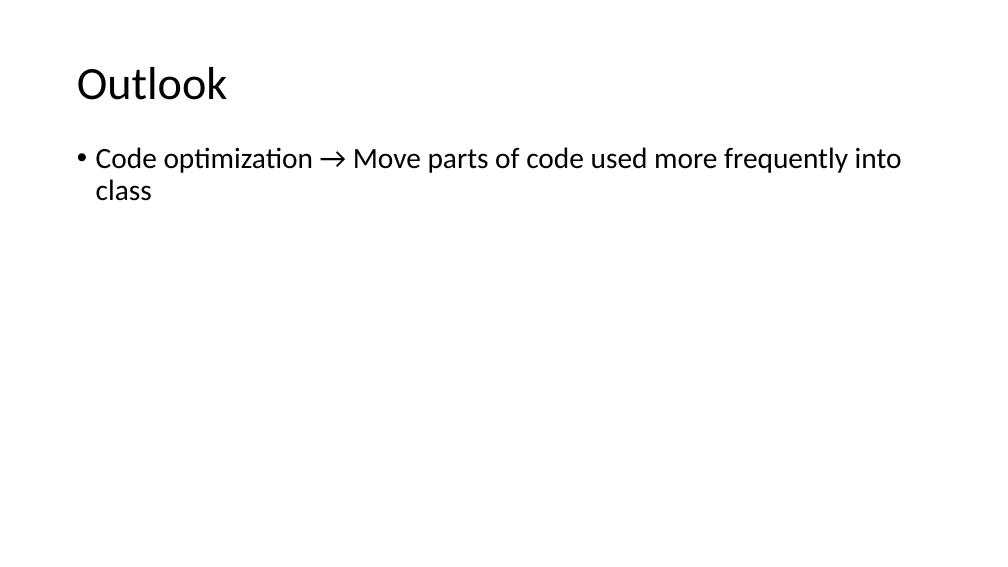
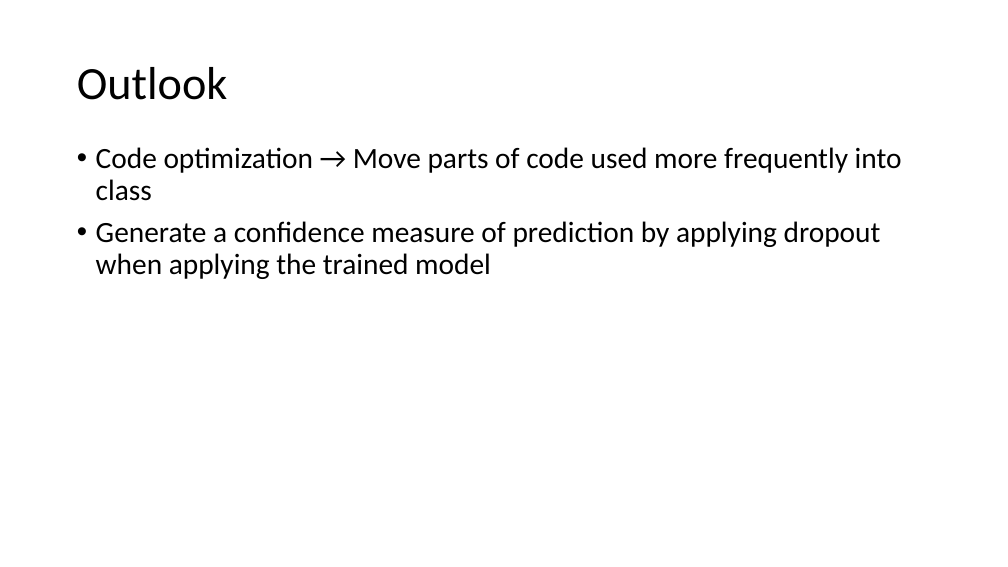
Before and after one commit to sfremerey/backprophet, a slide deck: slide 27 of Backprophet.pptx (slide 26 before the commit). Drawn at 1008x567 pixels with LibreOffice and Linux fonts; fonts in the diff are those of the drawing. Boxes give left, top, right and bottom in pixels: in the first picture for what was removed or moved away, otherwise in the second. Text is boxed around its words. In the diff, an @@ line names an element or a change of style, - is before the commit and + after.

```diff
--- a/Backprophet.pptx
+++ b/Backprophet.pptx
@@ text at (96, 221, 881, 279): paragraph added @@
+• Generate a confidence measure of prediction by applying dropout when applying the trained model
```
Also in this commit, not shown: 8 other slides changed, 1 slide added.
